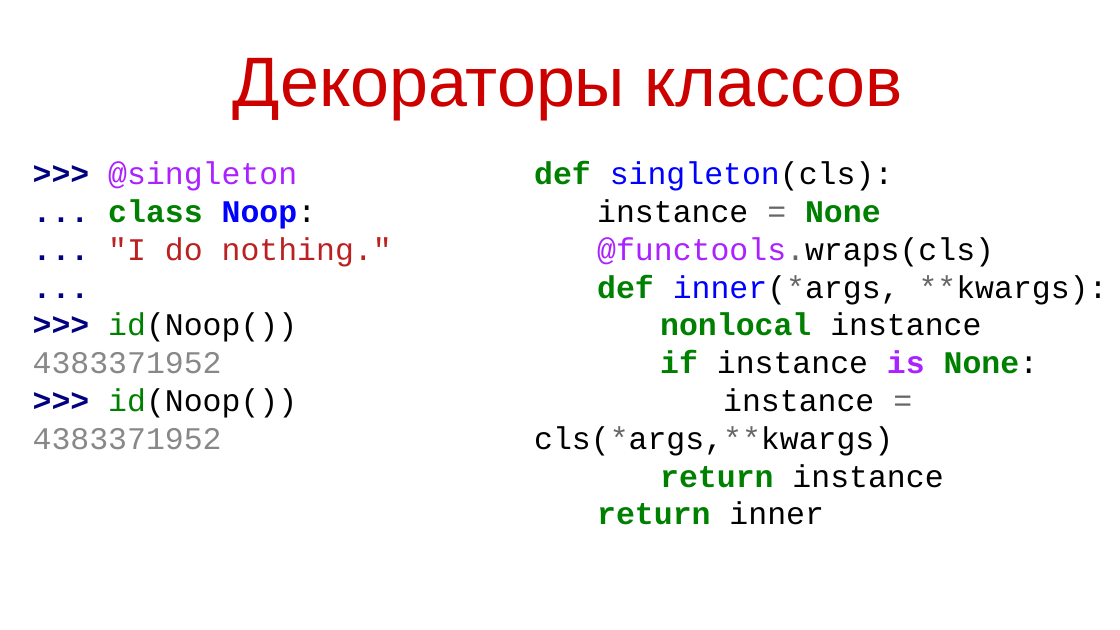
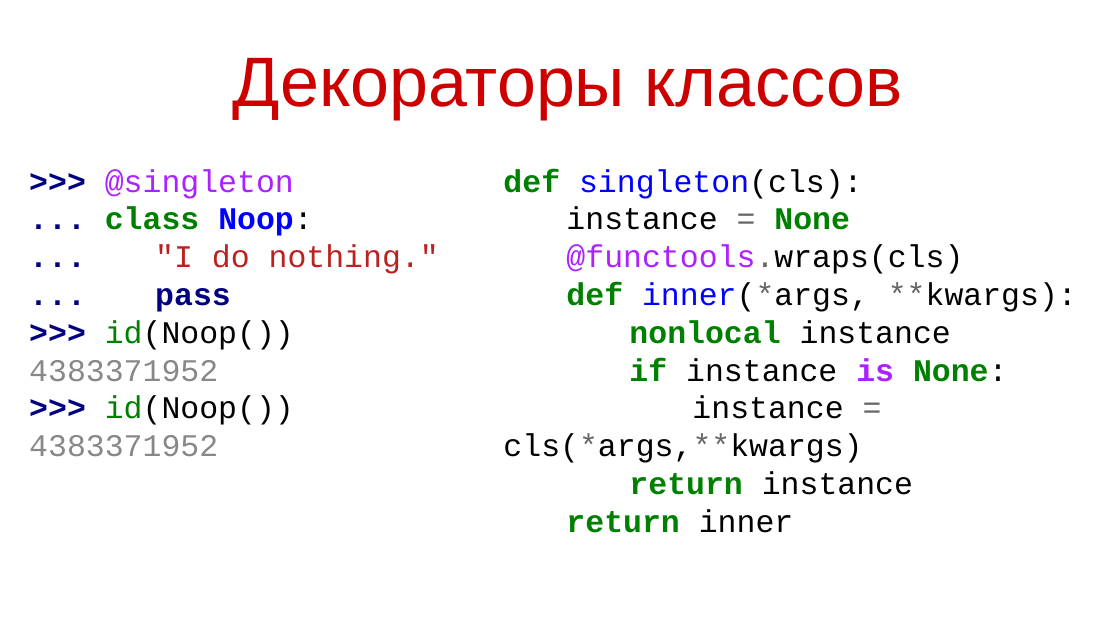
Before and after one commit to maxchv/LearnPython, a slide deck: slide 15 of week10/decorators.pptx (slide 14 before the commit). Drawn at 1120x630 pixels with LibreOffice and Linux fonts; fonts in the diff are those of the drawing. Boxes give left, top, right and bottom in pixels: in the first picture for what was removed or moved away, otherwise in the second. Text is boxed around its words. In the diff, an @@ line names an element or a change of style, - is before the commit and + after.

```diff
--- a/week10/decorators.pptx
+++ b/week10/decorators.pptx
@@ text ">>> @singleton": place and size @@
-text ">>> @singleton" at <box>33,162,392,449</box>
+text ">>> @singleton" at <box>29,169,439,456</box>
@@ text "def singleton(cls):": place and size @@
-text "def singleton(cls):" at <box>534,162,1108,525</box>
+text "def singleton(cls):" at <box>503,169,1077,533</box>
@@ text at <box>155,288,231,312</box>: text changed @@
-...
+... pass
```
Also in this commit, not shown: 6 other slides changed, 1 slide added, 1 other file.
